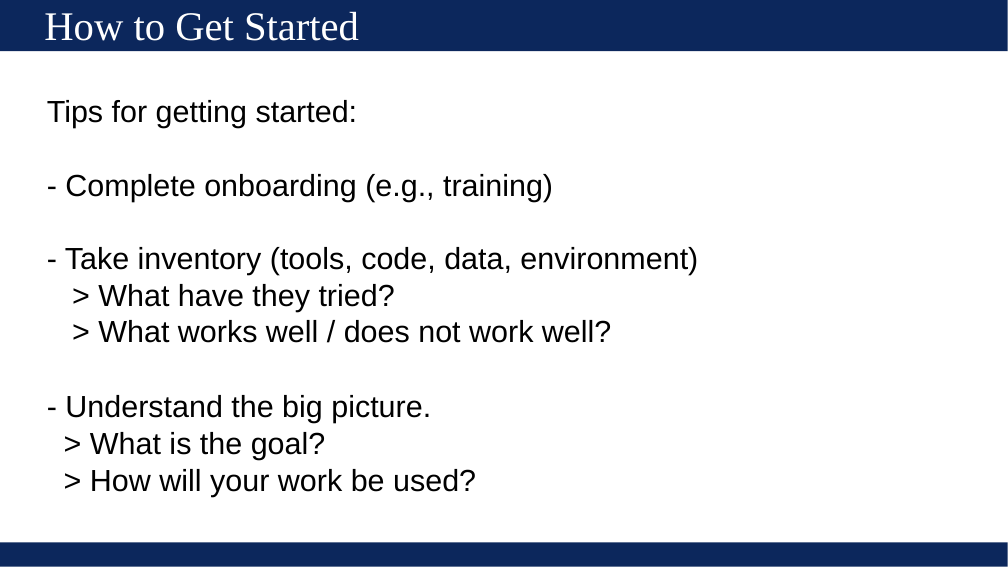
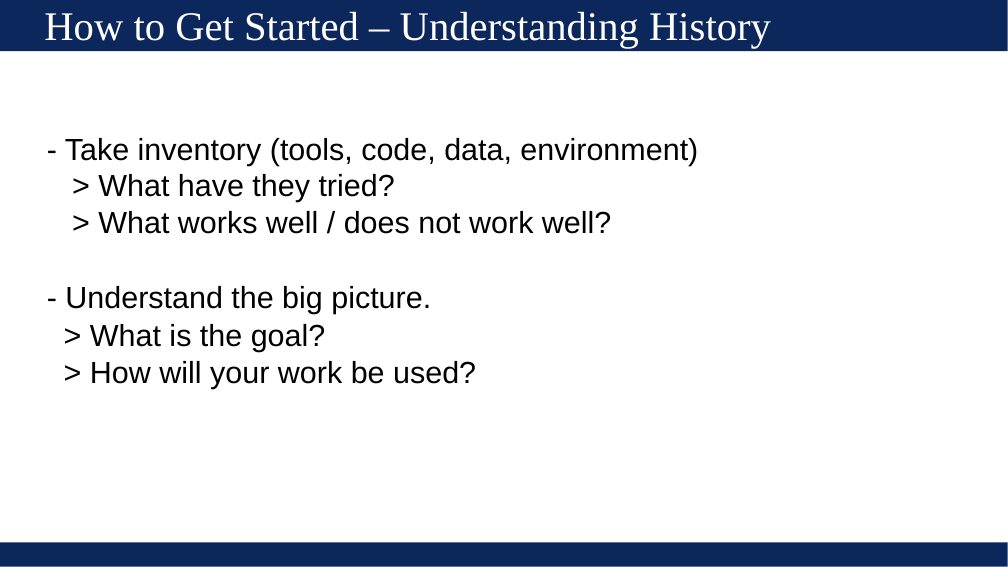
Before and after one commit to UVADS/ds6011, a slide deck: slide 3 of 02_getting_started.ppt (slide 2 before the commit). Drawn at 1008x567 pixels with LibreOffice and Linux fonts; fonts in the diff are those of the drawing. Boxes give left, top, right and bottom in pixels: in the first picture for what was removed or moved away, otherwise in the second. Text is boxed around its words. In the diff, an @@ line names an element or a change of style, - is before the commit and + after.

Commit message:
updated getting started

```diff
--- a/02_getting_started.ppt
+++ b/02_getting_started.ppt
@@ text at (x1=44, y1=11, x2=771, y2=48): text changed @@
-How to Get Started
+How to Get Started – Understanding History
@@ text at (x1=65, y1=138, x2=698, y2=234): text changed @@
-Tips for getting started:
-- Complete onboarding (e.g., training)
-- Take inventory (tools, code, data, environment)
-> What have they tried?
-> What works well / does not work well?
+- Take inventory (tools, code, data, environment)
+> What have they tried?
+> What works well / does not work well?
```
Also in this commit, not shown: 2 other slides changed, 1 slide added, 1 other file.
